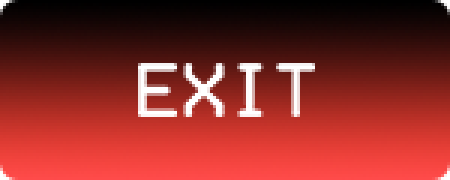
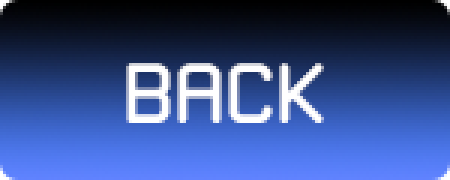
Comparing the layer stacks of the two w=450, h=180 images. Changes:
added layer "BACK" above "EXIT" over (x1=126, y1=63, x2=324, y2=123)
hid "EXIT" over (x1=138, y1=63, x2=315, y2=117)
painted on "Rectangle 1" over (x1=0, y1=3, x2=450, y2=180)
